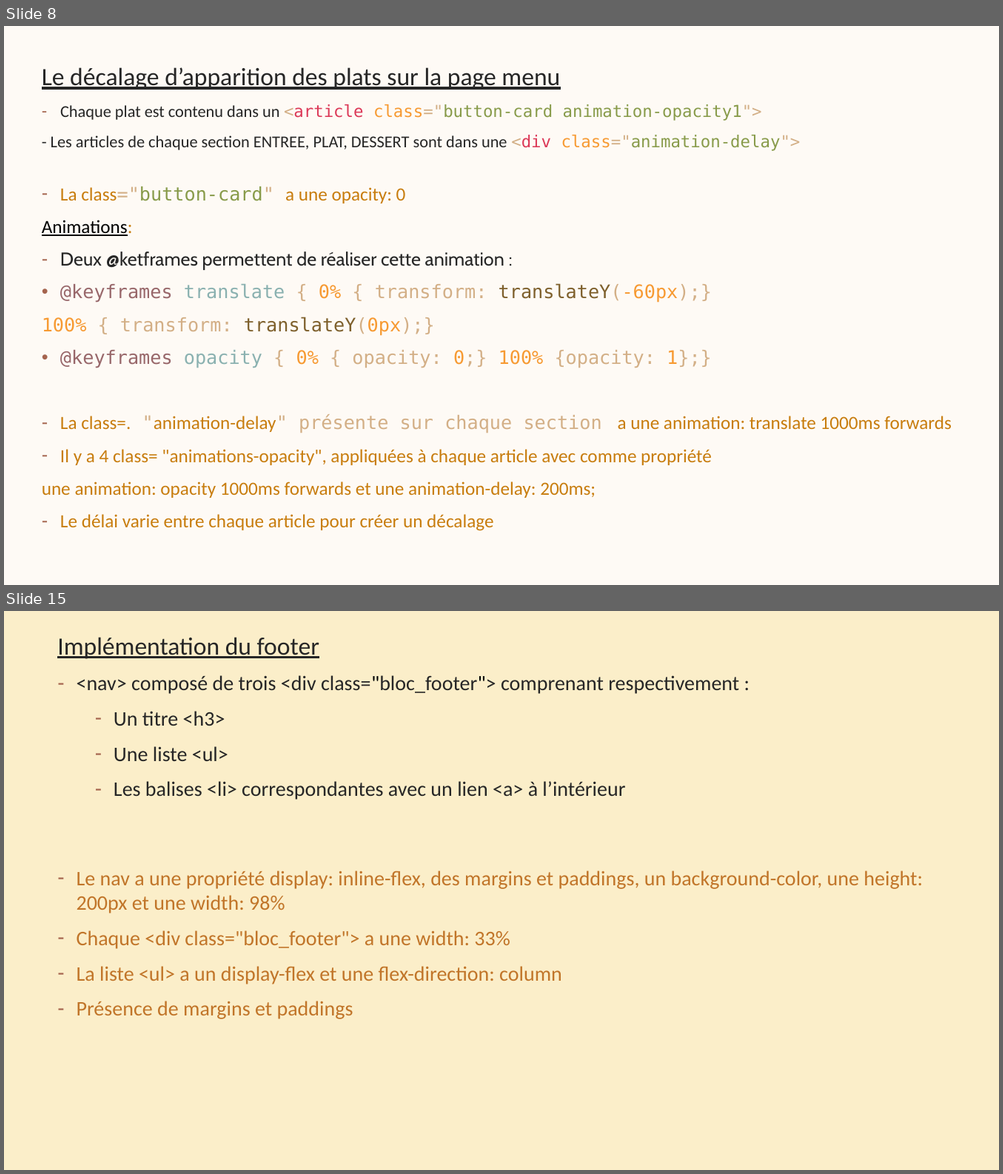
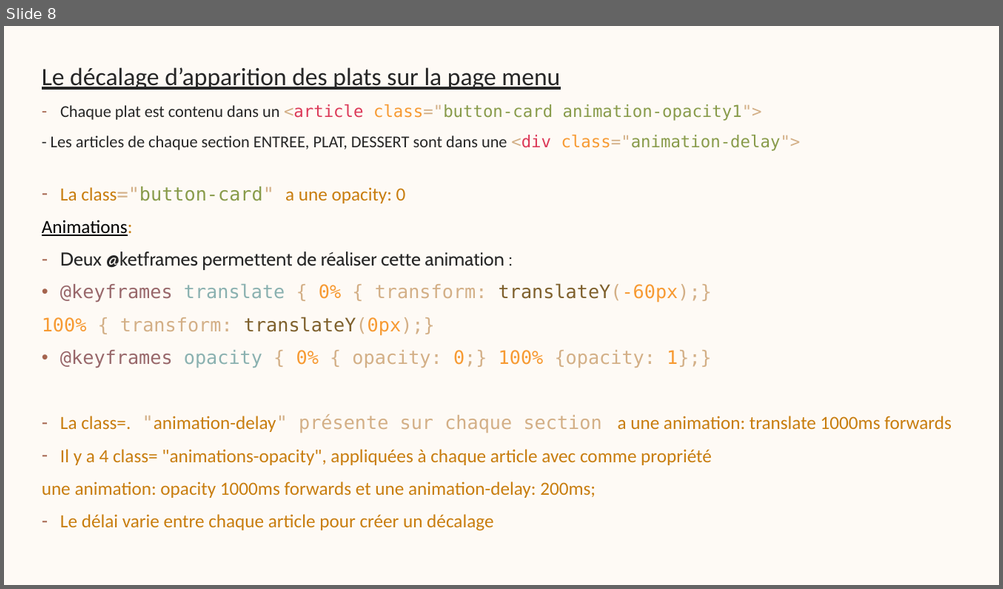
Before and after one commit to marinevnt/Ohmyfood---Openclassrooms, a slide deck: POWER POINT.pptx. Shown one above the other, each under a label of ours: slides 8 and 15 before the commit, slide 8 after it; the slides between them are not shown. The pictures are 1003x1174 and 1003x589 pixels, drawn with LibreOffice and Linux fonts; fonts in the diff are those of the drawing. Boxes give left, top, right and bottom in pixels: in the first picture for what was removed or moved away, otherwise in the second. Text is boxed around its words. In the diff, an @@ line names an element or a change of style, - is before the commit and + after.

```diff
--- a/POWER POINT.pptx
+++ b/POWER POINT.pptx
@@ slide 15 removed at [4, 611, 999, 1170], background #FBEEC9 @@
@@ text removed at [57, 637, 739, 800] @@
-Implémentation du footer
-– <nav> composé de trois <div class="bloc_footer"> comprenant respectivement :
-    – Un titre <h3>
-    – Une liste <ul>
-    – Les balises <li> correspondantes avec un lien <a> à l’intérieur
@@ text removed at [77, 871, 922, 1019] @@
-– Le nav a une propriété display: inline-flex, des margins et paddings, un background-color, une height: 200px et une width: 98%
-– Chaque <div class="bloc_footer"> a une width: 33%
-– La liste <ul> a un display-flex et une flex-direction: column
-– Présence de margins et paddings
```
Also in this commit, not shown: 11 other slides removed, 4 other files.
